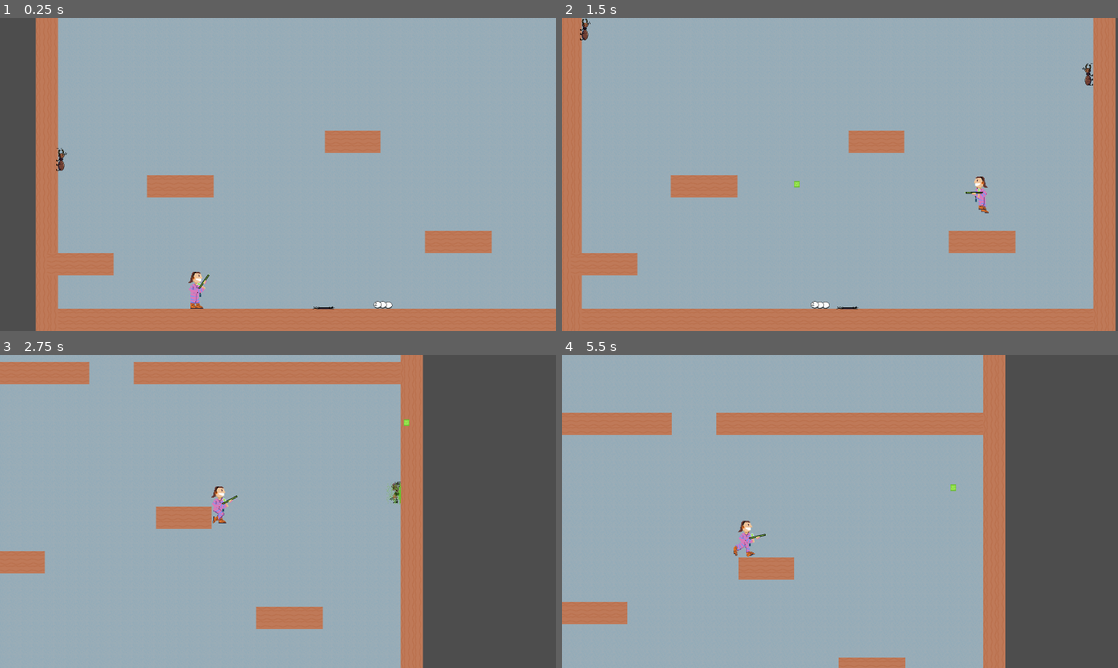
Above: before the commit, frames 1-4 (two rows, left to right).
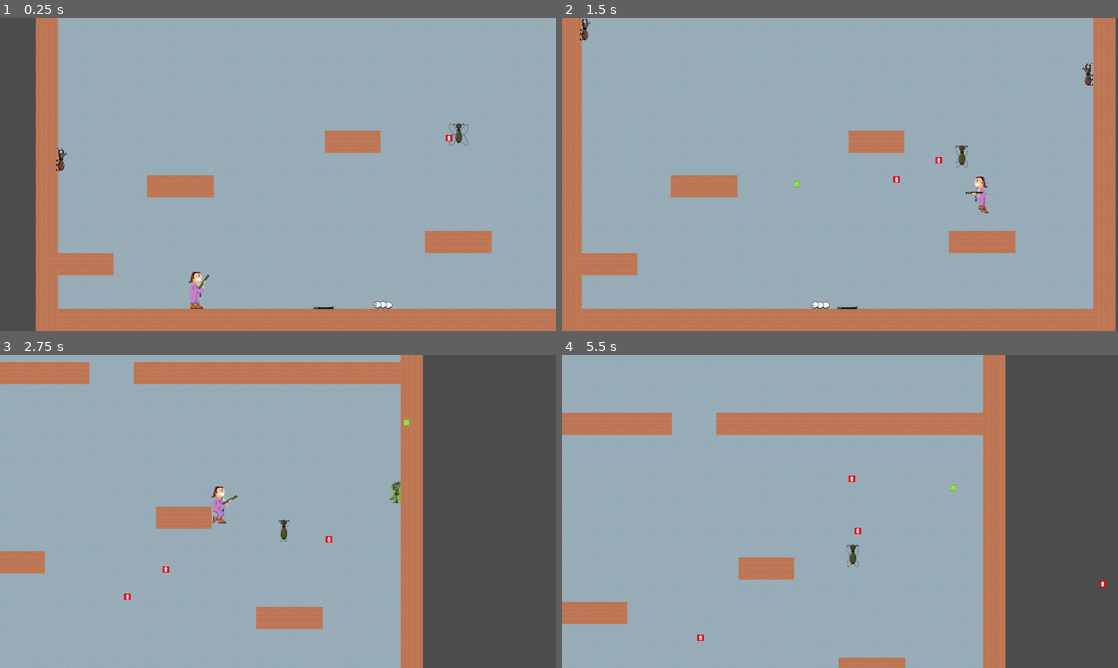
Above: after the commit, the same moments.

Repository: deruitda/ludum-dare-56
Game: Godot game, scene res://scenes/levels/termite_extermination_andrew.tscn
Two runs of this game, one before a commit and one after it. Both use one fixed random seed, a clock stepped at 60 frames per second and the inputs below.
Inputs (mouse positions are in pixels of both pictures, inside the frame that each line leads up to):
- Up to frame 1 (0.25 s): no input
- Up to frame 2 (1.5 s): move the mouse to (962, 158) at 0.52 s; press the mouse at (962, 158) at 0.53 s; hold D (move_right) from 0.53 s (still down); tap Space (jump) at 0.77, 1.07 s; move the mouse to (728, 190) at 1.27 s; release the mouse at (728, 190) at 1.28 s; click (728, 190) at 1.35 s
- Up to frame 3 (2.75 s): tap Space (jump) at 1.52, 1.82 s; move the mouse to (333, 442) at 2.02 s; release D (move_right) at 2.03 s; press the mouse at (333, 442) at 2.03 s; hold A (move_left) from 2.03 s (still down)
- Up to frame 4 (5.5 s): move the mouse to (812, 574) at 2.77 s; release A (move_left) at 2.78 s; release the mouse at (812, 574) at 2.78 s; hold D (move_right) 2.78-4.28 s; click (812, 574) at 2.85 s; tap Space (jump) at 3.02, 3.32, 3.77, 4.07, 4.52, 4.82 s; move the mouse to (1006, 558) at 3.52 s; press the mouse at (1006, 558) at 3.53 s; move the mouse to (673, 464) at 4.27 s; release the mouse at (673, 464) at 4.28 s; hold A (move_left) 4.28-5.03 s; click (673, 464) at 4.35 s; move the mouse to (867, 511) at 5.02 s; press the mouse at (867, 511) at 5.03 s; hold D (move_right) from 5.03 s (still down)

The runs differ from the first frame. In frame 1, 0.1% of the frame differs, in the area x 80-85%, y 33-41%; in frame 2, 0.1%; in frame 3, 0.2%; in frame 4, 0.5%, in the area x 24-98%, y 38-92%.

Commit message:
fixing alate

Diff:
--- a/scenes/enemies/termite_alate.gd
+++ b/scenes/enemies/termite_alate.gd
@@ -1,5 +1,5 @@
 extends CharacterBody2D
-
+class_name TermiteAlate
 @onready var is_dead: bool = false
 @export var velocity_component: VelocityComponent
 @export var path_finder: PathFinder
@@ -15,6 +15,8 @@
 	elif PlayerManager.current_player:
 		var direction = path_finder.get_direction_to_node(PlayerManager.current_player)
 		velocity_component.apply_move(direction, delta)
+		gun_pivot.rotate_toward_direction(direction)
+		gun.shoot_bullet()
 
 	velocity_component.do_character_move(self)
 
--- a/scenes/enemies/termite_alate.tscn
+++ b/scenes/enemies/termite_alate.tscn
@@ -178,17 +178,18 @@
 "speed": 15.0
 }]
 
-[node name="TermiteAlate" type="CharacterBody2D" node_paths=PackedStringArray("velocity_component", "path_finder", "gun_pivot")]
+[node name="TermiteAlate" type="CharacterBody2D" node_paths=PackedStringArray("velocity_component", "path_finder", "gun", "gun_pivot")]
 collision_layer = 8
 collision_mask = 6
 script = ExtResource("1_p2glw")
 velocity_component = NodePath("VelocityComponent")
 path_finder = NodePath("PathFinder")
+gun = NodePath("GunPivot/TermiteGun")
 gun_pivot = NodePath("GunPivot")
 
 [node name="VelocityComponent" parent="." instance=ExtResource("2_kiu7a")]
 gravity = 1000.0
-max_speed = 300.0
+max_speed = 50.0
 
 [node name="CollisionShape2D" type="CollisionShape2D" parent="."]
 shape = ExtResource("2_4kggq")
@@ -213,13 +214,11 @@
 animation = &"idle"
 autoplay = "idle"
 
-[node name="GunPivot" type="Node2D" parent="."]
+[node name="GunPivot" type="Node2D" parent="." node_paths=PackedStringArray("gun")]
 script = ExtResource("10_ce1cc")
-
-[node name="TermiteGun" parent="GunPivot" node_paths=PackedStringArray("shooting_cooldown") instance=ExtResource("11_e5u8d")]
-shooting_cooldown = NodePath("GunCooldown")
-
-[node name="GunCooldown" type="Timer" parent="GunPivot/TermiteGun"]
+gun = NodePath("TermiteGun")
+
+[node name="TermiteGun" parent="GunPivot" instance=ExtResource("11_e5u8d")]
 
 [node name="Despawner" parent="." instance=ExtResource("13_5uqx0")]
 position = Vector2(-1, 24)
--- /dev/null
+++ b/scenes/enemies/termite_bullet.tscn
@@ -0,0 +1,20 @@
+[gd_scene load_steps=4 format=3 uid="uid://daptjvsjukjef"]
+
+[ext_resource type="Script" path="res://scenes/player/gun/bullet.gd" id="1_8evh1"]
+[ext_resource type="Texture2D" uid="uid://drgqwovtewp8l" path="res://godot_red.png" id="2_h4t5i"]
+
+[sub_resource type="CircleShape2D" id="CircleShape2D_71rk0"]
+
+[node name="TermiteBullet" type="Area2D"]
+collision_layer = 64
+collision_mask = 16
+script = ExtResource("1_8evh1")
+speed = 200.0
+
+[node name="CollisionShape2D" type="CollisionShape2D" parent="."]
+shape = SubResource("CircleShape2D_71rk0")
+
+[node name="Sprite2D" type="Sprite2D" parent="."]
+position = Vector2(0.5, 7.15256e-07)
+scale = Vector2(0.0612903, 0.110429)
+texture = ExtResource("2_h4t5i")
--- a/scenes/enemies/termite_gun.tscn
+++ b/scenes/enemies/termite_gun.tscn
@@ -1,134 +1,29 @@
-[gd_scene load_steps=21 format=3 uid="uid://peqv0lhlucot"]
+[gd_scene load_steps=6 format=3 uid="uid://peqv0lhlucot"]
 
 [ext_resource type="Script" path="res://scenes/player/gun/gun.gd" id="1_qwdtb"]
-[ext_resource type="PackedScene" uid="uid://fvifpd00chk8" path="res://scenes/player/gun/bullet.tscn" id="2_y6m67"]
-[ext_resource type="Texture2D" uid="uid://c1smsdcvkmp4f" path="res://assets/sprites/gun/gun-sheet.png" id="3_72pub"]
-[ext_resource type="Texture2D" uid="uid://cojhnl06ykq5s" path="res://assets/sprites/gun/gun-shooting-Sheet.png" id="4_jdwko"]
+[ext_resource type="PackedScene" uid="uid://daptjvsjukjef" path="res://scenes/enemies/termite_bullet.tscn" id="2_2wucn"]
 [ext_resource type="PackedScene" uid="uid://b7ev8rk7l185t" path="res://scenes/player/gun/muzzle.tscn" id="5_l0i6r"]
 [ext_resource type="AudioStream" uid="uid://djpo4tm7cjpox" path="res://assets/Audio/SFX/GunPopStereo.wav" id="6_1wrcd"]
 
-[sub_resource type="AtlasTexture" id="AtlasTexture_0ndyi"]
-atlas = ExtResource("3_72pub")
-region = Rect2(0, 0, 64, 64)
+[sub_resource type="SpriteFrames" id="SpriteFrames_1eo81"]
 
-[sub_resource type="AtlasTexture" id="AtlasTexture_1semg"]
-atlas = ExtResource("3_72pub")
-region = Rect2(64, 0, 64, 64)
-
-[sub_resource type="AtlasTexture" id="AtlasTexture_p3feg"]
-atlas = ExtResource("3_72pub")
-region = Rect2(128, 0, 64, 64)
-
-[sub_resource type="AtlasTexture" id="AtlasTexture_j511g"]
-atlas = ExtResource("3_72pub")
-region = Rect2(192, 0, 64, 64)
-
-[sub_resource type="AtlasTexture" id="AtlasTexture_o113u"]
-atlas = ExtResource("3_72pub")
-region = Rect2(256, 0, 64, 64)
-
-[sub_resource type="AtlasTexture" id="AtlasTexture_rloo4"]
-atlas = ExtResource("3_72pub")
-region = Rect2(320, 0, 64, 64)
-
-[sub_resource type="AtlasTexture" id="AtlasTexture_segyc"]
-atlas = ExtResource("4_jdwko")
-region = Rect2(0, 0, 64, 64)
-
-[sub_resource type="AtlasTexture" id="AtlasTexture_o57tc"]
-atlas = ExtResource("4_jdwko")
-region = Rect2(64, 0, 64, 64)
-
-[sub_resource type="AtlasTexture" id="AtlasTexture_3v3ql"]
-atlas = ExtResource("4_jdwko")
-region = Rect2(128, 0, 64, 64)
-
-[sub_resource type="AtlasTexture" id="AtlasTexture_xaphu"]
-atlas = ExtResource("4_jdwko")
-region = Rect2(192, 0, 64, 64)
-
-[sub_resource type="AtlasTexture" id="AtlasTexture_gtt8y"]
-atlas = ExtResource("4_jdwko")
-region = Rect2(256, 0, 64, 64)
-
-[sub_resource type="AtlasTexture" id="AtlasTexture_1y4iy"]
-atlas = ExtResource("4_jdwko")
-region = Rect2(320, 0, 64, 64)
-
-[sub_resource type="AtlasTexture" id="AtlasTexture_lmpcy"]
-atlas = ExtResource("4_jdwko")
-region = Rect2(384, 0, 64, 64)
-
-[sub_resource type="SpriteFrames" id="SpriteFrames_1basy"]
-animations = [{
-"frames": [{
-"duration": 1.0,
-"texture": SubResource("AtlasTexture_0ndyi")
-}, {
-"duration": 1.0,
-"texture": SubResource("AtlasTexture_1semg")
-}, {
-"duration": 1.0,
-"texture": SubResource("AtlasTexture_p3feg")
-}, {
-"duration": 1.0,
-"texture": SubResource("AtlasTexture_j511g")
-}, {
-"duration": 1.0,
-"texture": SubResource("AtlasTexture_o113u")
-}, {
-"duration": 1.0,
-"texture": SubResource("AtlasTexture_rloo4")
-}],
-"loop": true,
-"name": &"idle",
-"speed": 5.0
-}, {
-"frames": [{
-"duration": 1.0,
-"texture": SubResource("AtlasTexture_segyc")
-}, {
-"duration": 1.0,
-"texture": SubResource("AtlasTexture_o57tc")
-}, {
-"duration": 1.0,
-"texture": SubResource("AtlasTexture_3v3ql")
-}, {
-"duration": 1.0,
-"texture": SubResource("AtlasTexture_xaphu")
-}, {
-"duration": 1.0,
-"texture": SubResource("AtlasTexture_gtt8y")
-}, {
-"duration": 1.0,
-"texture": SubResource("AtlasTexture_1y4iy")
-}, {
-"duration": 1.0,
-"texture": SubResource("AtlasTexture_lmpcy")
-}],
-"loop": true,
-"name": &"shooting",
-"speed": 5.0
-}]
-
-[node name="PlayerGun" type="Node2D" node_paths=PackedStringArray("muzzle")]
+[node name="TermiteGun" type="Node2D" node_paths=PackedStringArray("muzzle", "shooting_cooldown", "animated_sprite_2d", "gun_shooting_audio")]
 script = ExtResource("1_qwdtb")
 muzzle = NodePath("Muzzle")
-bullet_packed_scene = ExtResource("2_y6m67")
+bullet_packed_scene = ExtResource("2_2wucn")
+shooting_cooldown = NodePath("ShootingCooldown")
+animated_sprite_2d = NodePath("AnimatedSprite2D")
+gun_shooting_audio = NodePath("AudioStreamPlayer2D")
 
 [node name="AnimatedSprite2D" type="AnimatedSprite2D" parent="."]
-position = Vector2(13, 2)
-sprite_frames = SubResource("SpriteFrames_1basy")
-animation = &"shooting"
+sprite_frames = SubResource("SpriteFrames_1eo81")
 
 [node name="Muzzle" parent="." instance=ExtResource("5_l0i6r")]
-position = Vector2(34, 1)
 
 [node name="AudioStreamPlayer2D" type="AudioStreamPlayer2D" parent="."]
 stream = ExtResource("6_1wrcd")
 
 [node name="ShootingCooldown" type="Timer" parent="."]
-wait_time = 0.25
 one_shot = true
 
 [connection signal="timeout" from="ShootingCooldown" to="." method="_on_shooting_cooldown_timeout"]
--- a/scenes/levels/termite_extermination_andrew.tscn
+++ b/scenes/levels/termite_extermination_andrew.tscn
@@ -6,6 +6,7 @@
 [ext_resource type="PackedScene" uid="uid://c3g5a3xfhtd4p" path="res://scenes/enemies/termite_larvae_spawner.tscn" id="4_86hrt"]
 [ext_resource type="PackedScene" uid="uid://nuahsfm77qjp" path="res://scenes/enemies/termite_larvae.tscn" id="5_2jaao"]
 [ext_resource type="PackedScene" uid="uid://peddybhwcvq6" path="res://scenes/enemies/termite_soldier.tscn" id="6_0qe46"]
+[ext_resource type="PackedScene" uid="uid://bbumsja2jwtyt" path="res://scenes/enemies/termite_alate.tscn" id="7_xgg5m"]
 
 [sub_resource type="TileSetAtlasSource" id="TileSetAtlasSource_08vl4"]
 texture = ExtResource("3_cxror")
@@ -66,3 +67,6 @@
 position = Vector2(84, -455)
 rotation = -1.5708
 wall_is_right = false
+
+[node name="TermiteAlate" parent="." instance=ExtResource("7_xgg5m")]
+position = Vector2(1230, -577)
--- a/scenes/player/gun/bullet.gd
+++ b/scenes/player/gun/bullet.gd
@@ -10,10 +10,11 @@
 @onready var has_been_destroyed = false
 # Called when the node enters the scene tree for the first time.
 func _ready() -> void:
-	animSprite.animation_finished.connect(_on_animation_finished)
+	if animSprite:
+		animSprite.animation_finished.connect(_on_animation_finished)
 
 func _on_animation_finished() -> void:
-		if animSprite.animation == "explode":
+		if animSprite and animSprite.animation == "explode":
 			has_been_destroyed = true
 			queue_free()
 
@@ -21,7 +22,7 @@
 	direction = new_direction.normalized()
 
 func _physics_process(delta: float) -> void:
-	if has_hit_something and not animSprite.animation == "explode":
+	if has_hit_something and (animSprite and not animSprite.animation == "explode"):
 		animSprite.play("explode")
 
 	elif not has_hit_something:
Not shown: 1 places in scenes/levels/termite_extermination_andrew.tscn that only renumber resources
